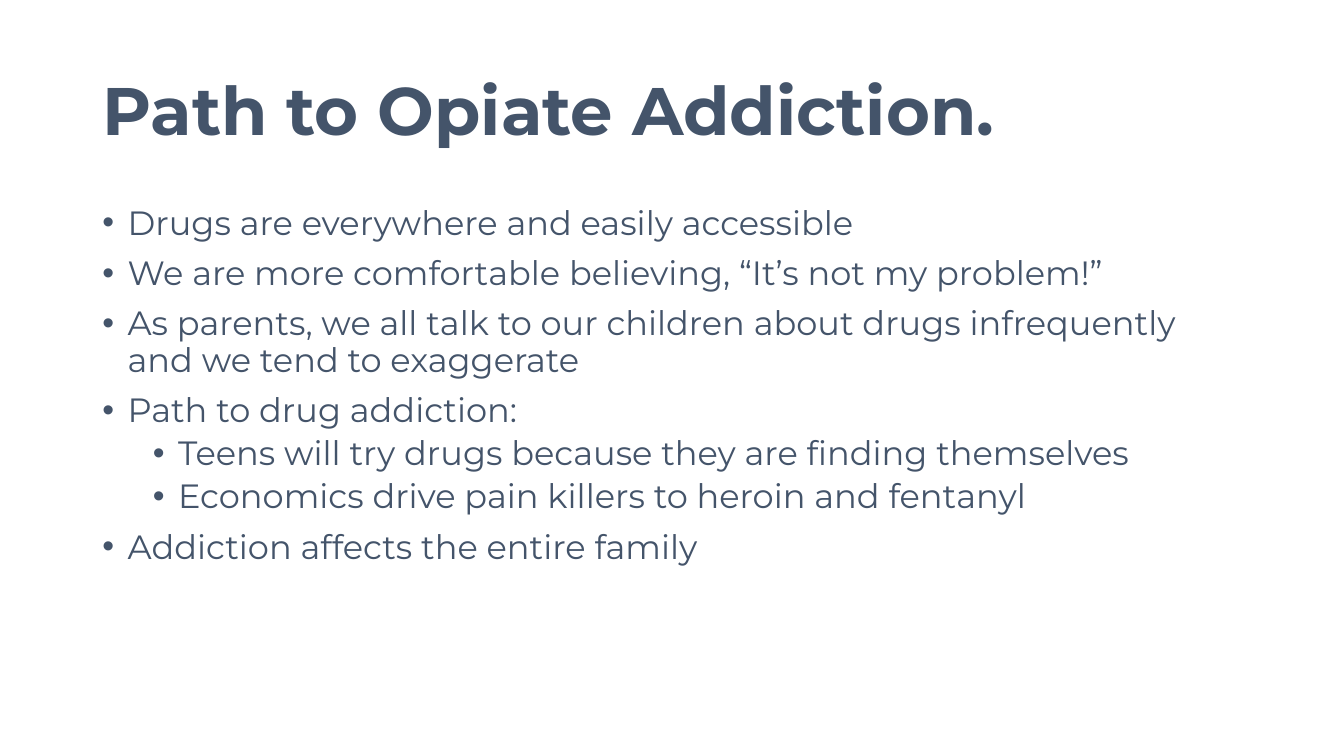
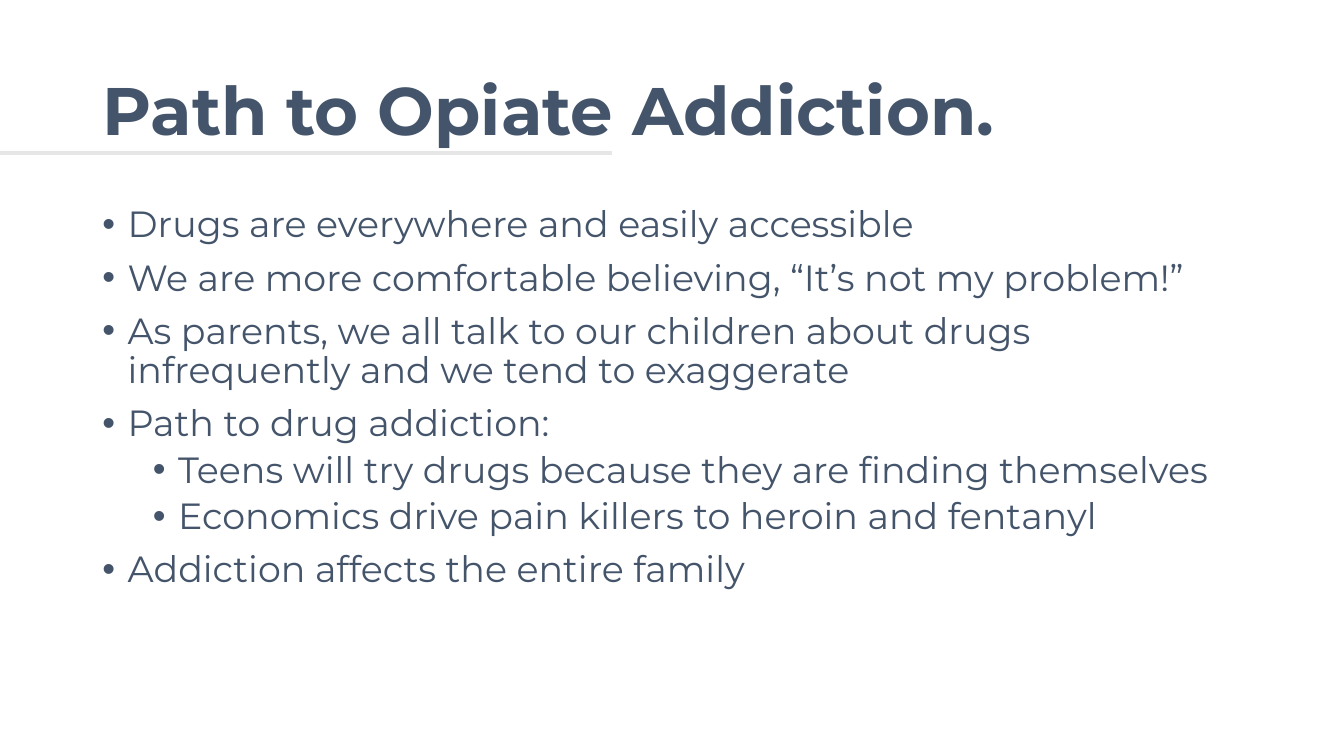
Before and after one commit to avifarah/Know-the-signs-when-and-how-talk-about-drugs, a slide deck: slide 7 of Know the Signs_When and How to Talk about Drugs.pptx. Drawn at 1344x756 pixels with LibreOffice and Linux fonts; fonts in the diff are those of the drawing. Boxes give left, top, right and bottom in pixels: in the first picture for what was removed or moved away, otherwise in the second. Text is boxed around its words. In the diff, an @@ line names an element or a change of style, - is before the commit and + after.

```diff
--- a/Know the Signs_When and How to Talk about Drugs.pptx
+++ b/Know the Signs_When and How to Talk about Drugs.pptx
@@ line added from (0, 152) to (612, 152), #E7E6E6 3 pt @@
@@ text "Drugs are everywhere and easily ..." at (128, 210, 1208, 589): size 24 to 26 pt @@
```
Also in this commit, not shown: 14 other slides changed.
